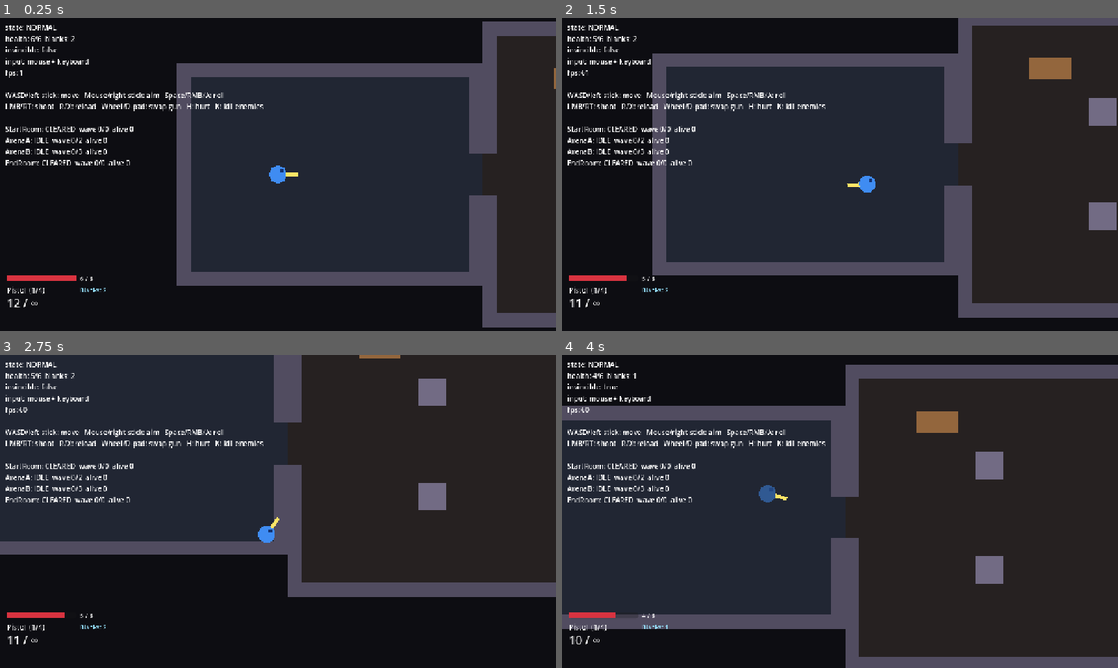
Above: before the commit, frames 1-4 (two rows, left to right).
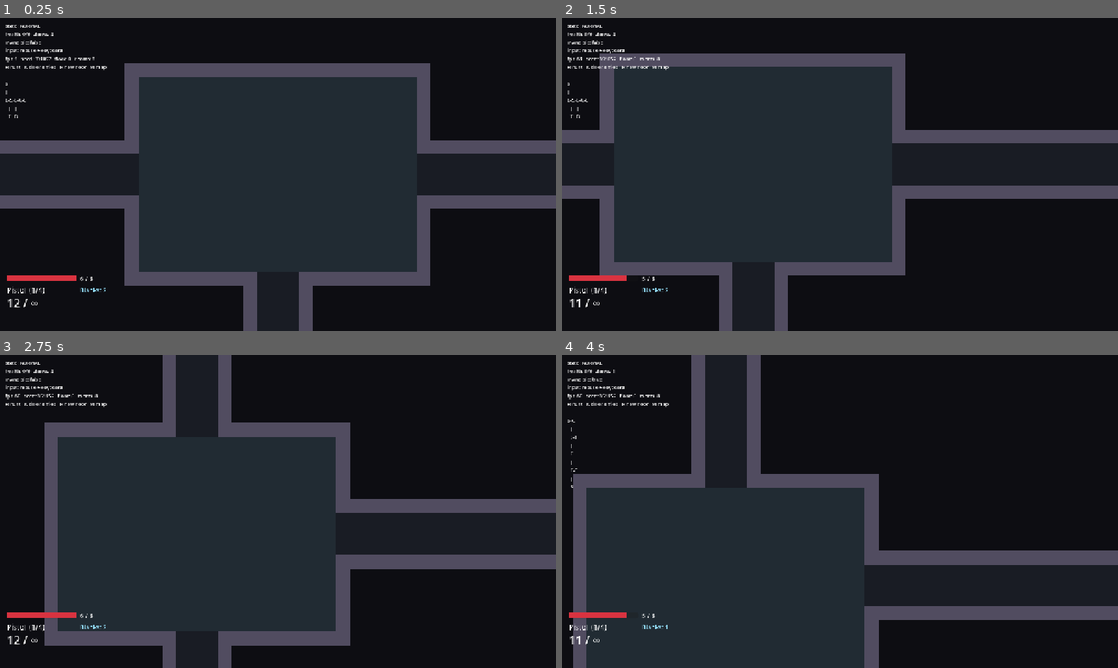
Above: after the commit, the same moments.

Repository: SalemRose/Gungeon-Massive-Ripoff-Edition
Game: Godot game, scene res://levels/floor_level/floor_level.tscn
Same seed, same stepped clock (60 frames per second), same inputs: the game is played once before the commit and once after it. Before the commit the project starts from res://levels/test_level/test_level.tscn.
Inputs (mouse positions are in pixels of both pictures, inside the frame that each line leads up to):
- Up to frame 1 (0.25 s): no input
- Up to frame 2 (1.5 s): tap Enter at 0.5 s; move the mouse to (962, 158) at 0.52 s; hold D (move_right) 0.53-1.28 s; tap H at 0.6 s; click (962, 158) at 0.67 s; tap K at 0.8, 1.35 s; move the mouse to (728, 190) at 1.27 s; hold S (move_down) from 1.28 s (still down)
- Up to frame 3 (2.75 s): tap N at 1.55, 2.1 s; move the mouse to (333, 442) at 2.02 s; release S (move_down) at 2.03 s; hold D (move_right) from 2.03 s (still down); tap M at 2.3 s
- Up to frame 4 (4 s): move the mouse to (812, 574) at 2.77 s; release D (move_right) at 2.78 s; hold W (move_up) 2.78-3.53 s; tap M at 2.85 s; click (812, 574) at 2.92 s; tap H at 3.05 s; move the mouse to (1006, 558) at 3.52 s; hold A (move_left) from 3.53 s (still down); tap Q (blank) at 3.6 s; tap K at 3.8 s

The runs differ from the first frame. In frame 1, 30% of the frame differs, in the area x 0-100%, y 1-100%; in frame 2, 41%; in frame 3, 62%; in frame 4, 65%, in the area x 0-100%, y 0-100%.

Commit message:
Step 7b: build rooms and corridors from a floor layout
Co-Authored-By: Claude Sonnet 5.5 <noreply@anthropic.com>
Claude-Session: https://claude.ai/code/session_01EKLoHM38k4sTvWqdQMzUWo

Diff:
--- /dev/null
+++ b/levels/floor_level/floor_level.gd
@@ -0,0 +1,65 @@
+extends Node2D
+## The real game level: generates a floor from a seed, builds it, and drops
+## the player into the start room. Replaces test_level as the main scene.
+##
+## Debug keys: H hurt, K kill enemies in fighting rooms, N new random floor,
+## M toggle the text map in the debug panel.
+
+## 0 = pick a random seed each run.
+@export var seed_value: int = 0
+@export var floor_index: int = 0
+
+@onready var player: Player = $Player
+@onready var debug_label: Label = $DebugLayer/DebugLabel
+
+var builder: FloorBuilder
+var layout: FloorLayout
+var _show_map: bool = true
+
+
+func _ready() -> void:
+	if seed_value == 0:
+		seed_value = randi() % 1000000 + 1
+	layout = FloorGenerator.generate(seed_value, floor_index)
+	builder = FloorBuilder.new()
+	builder.name = "Floor"
+	add_child(builder)
+	builder.build(layout)
+	# Place the player at the start room's center (it is already in the tree).
+	player.global_position = builder.start_room().global_position
+	player.died.connect(_on_player_died)
+
+
+func _process(_delta: float) -> void:
+	var lines: PackedStringArray = [
+		player.debug_text(),
+		"fps: %d   seed: %d   floor: %d   rooms: %d" % [Engine.get_frames_per_second(), seed_value, floor_index, layout.cells.size()],
+		"H hurt   K kill enemies   N new floor   M map",
+		"",
+	]
+	if _show_map:
+		lines.append(layout.to_ascii())
+	debug_label.text = "\n".join(lines)
+
+
+func _unhandled_input(event: InputEvent) -> void:
+	var key := event as InputEventKey
+	if key == null or not key.pressed or key.echo:
+		return
+	match key.physical_keycode:
+		KEY_H:
+			player.take_damage(1)
+		KEY_K:
+			for room in get_tree().get_nodes_in_group("rooms"):
+				for enemy in (room as Room).get_enemies():
+					enemy.take_damage(99999.0)
+		KEY_N:
+			seed_value = 0
+			get_tree().reload_current_scene()
+		KEY_M:
+			_show_map = not _show_map
+
+
+func _on_player_died() -> void:
+	await get_tree().create_timer(1.5).timeout
+	get_tree().reload_current_scene()
--- /dev/null
+++ b/levels/floor_level/floor_level.tscn
@@ -0,0 +1,21 @@
+[gd_scene load_steps=4 format=3]
+
+[ext_resource type="Script" path="res://levels/floor_level/floor_level.gd" id="1_level"]
+[ext_resource type="PackedScene" path="res://entities/player/player.tscn" id="2_player"]
+[ext_resource type="PackedScene" path="res://ui/hud/hud.tscn" id="3_hud"]
+
+[node name="FloorLevel" type="Node2D"]
+script = ExtResource("1_level")
+
+[node name="Player" parent="." instance=ExtResource("2_player")]
+
+[node name="HUD" parent="." instance=ExtResource("3_hud")]
+
+[node name="DebugLayer" type="CanvasLayer" parent="."]
+
+[node name="DebugLabel" type="Label" parent="DebugLayer"]
+offset_left = 12.0
+offset_top = 10.0
+offset_right = 640.0
+offset_bottom = 400.0
+theme_override_font_sizes/font_size = 11
--- /dev/null
+++ b/levels/generation/floor_builder.gd
@@ -0,0 +1,145 @@
+class_name FloorBuilder
+extends Node2D
+## Turns a FloorLayout (pure data) into real, connected rooms.
+##
+##     var builder := FloorBuilder.new()
+##     add_child(builder)
+##     builder.build(FloorGenerator.generate(seed, floor_index))
+##     player.global_position = builder.start_room().global_position
+##
+## For every cell it creates a Room (type decides size, tint and contents),
+## and for every doorway pair a Corridor between the two rooms. The doors
+## belong to the rooms, so linking is just "both rooms have an exit on the
+## facing sides". Contents are random but seeded: same layout, same floor.
+##
+## Boss, shop and treasure rooms are empty shells for now; 8c/8d/9a fill them.
+
+## Distance between room CENTERS on the grid (fits the biggest room + a corridor).
+const CELL_PITCH := Vector2(768.0, 560.0)
+
+const ROOM_SIZES := {
+	FloorLayout.RoomType.START: Vector2(320, 224),
+	FloorLayout.RoomType.COMBAT: Vector2(480, 320),
+	FloorLayout.RoomType.SHOP: Vector2(320, 224),
+	FloorLayout.RoomType.TREASURE: Vector2(320, 224),
+	FloorLayout.RoomType.BOSS: Vector2(640, 420),
+}
+const ROOM_COLORS := {
+	FloorLayout.RoomType.START: Color(0.13, 0.17, 0.2),
+	FloorLayout.RoomType.COMBAT: Color(0.13, 0.14, 0.18),
+	FloorLayout.RoomType.SHOP: Color(0.18, 0.17, 0.1),
+	FloorLayout.RoomType.TREASURE: Color(0.15, 0.12, 0.2),
+	FloorLayout.RoomType.BOSS: Color(0.2, 0.1, 0.1),
+}
+## Enemy pool for combat rooms. Later floors can unlock more.
+const ENEMY_POOL: Array[String] = [
+	"res://entities/enemies/bullet_kin.tscn",
+	"res://entities/enemies/bullet_kin.tscn",
+	"res://entities/enemies/shotgun_kin.tscn",
+	"res://entities/enemies/ring_turret.tscn",
+	"res://entities/enemies/spiral_mage.tscn",
+]
+const PILLAR_SCENE: PackedScene = preload("res://levels/rooms/pillar.tscn")
+const TABLE_SCENE: PackedScene = preload("res://levels/props/table.tscn")
+## Prop spots, all clear of the door lines through the room's middle.
+const PILLAR_SPOTS := [Vector2(-90, -60), Vector2(90, -60), Vector2(-90, 60), Vector2(90, 60)]
+const TABLE_SPOTS := [Vector2(-150, -110), Vector2(150, -110), Vector2(-150, 110), Vector2(150, 110)]
+
+var layout: FloorLayout
+## Vector2i grid position -> Room
+var rooms: Dictionary = {}
+var corridors: Array[Corridor] = []
+
+
+## Builds everything for `new_layout`. Call once per builder.
+func build(new_layout: FloorLayout) -> void:
+	layout = new_layout
+	var rng := RandomNumberGenerator.new()
+	rng.seed = hash([layout.seed_used, layout.floor_index, "contents"])
+	# Sorted so the random stream is used in the same order every time.
+	var positions: Array = layout.cells.keys()
+	positions.sort_custom(func(a, b): return a.y < b.y if a.y != b.y else a.x < b.x)
+	for pos in positions:
+		_build_room(layout.cells[pos], rng)
+	for pos in positions:
+		_build_corridors(layout.cells[pos])
+
+
+func start_room() -> Room:
+	return rooms.get(layout.start_pos)
+
+
+func boss_room() -> Room:
+	return rooms.get(layout.boss_pos)
+
+
+## World position of a grid cell's room center.
+static func cell_to_world(pos: Vector2i) -> Vector2:
+	return Vector2(pos.x * CELL_PITCH.x, pos.y * CELL_PITCH.y)
+
+
+func _build_room(cell: FloorLayout.Cell, rng: RandomNumberGenerator) -> void:
+	var room := Room.new()
+	room.name = "Room_%d_%d" % [cell.grid_pos.x, cell.grid_pos.y]
+	room.size = ROOM_SIZES[cell.type]
+	room.exits = cell.exits              # same bit values as Room.Exit
+	room.floor_color = ROOM_COLORS[cell.type]
+	room.position = cell_to_world(cell.grid_pos)   # position BEFORE add_child
+	room.set_meta("room_type", cell.type)
+	if cell.type == FloorLayout.RoomType.COMBAT:
+		room.waves = _make_waves(rng)
+	add_child(room)
+	# Props go in after add_child: they are just children on the world layer.
+	if cell.type == FloorLayout.RoomType.COMBAT:
+		_add_props(room, rng)
+	rooms[cell.grid_pos] = room
+
+
+## 2 waves, a bit bigger on deeper floors.
+func _make_waves(rng: RandomNumberGenerator) -> Array[RoomWave]:
+	var waves: Array[RoomWave] = []
+	for w in 2:
+		var wave := RoomWave.new()
+		var count := 2 + layout.floor_index + rng.randi_range(0, 2)
+		for i in count:
+			wave.enemies.append(load(ENEMY_POOL[rng.randi() % ENEMY_POOL.size()]))
+		wave.delay = 1.0
+		waves.append(wave)
+	return waves
+
+
+func _add_props(room: Room, rng: RandomNumberGenerator) -> void:
+	for spot in PILLAR_SPOTS:
+		if rng.randf() < 0.5:
+			var pillar := PILLAR_SCENE.instantiate()
+			pillar.position = spot
+			room.add_child(pillar)
+	var table_spots := TABLE_SPOTS.duplicate()
+	for i in rng.randi_range(0, 2):
+		var spot: Vector2 = table_spots.pop_at(rng.randi() % table_spots.size())
+		var table := TABLE_SCENE.instantiate()
+		table.position = spot
+		room.add_child(table)
+
+
+## One corridor per doorway pair. Only the east and south exits are handled
+## here so each pair is made once (the neighbour's west/north is the same one).
+func _build_corridors(cell: FloorLayout.Cell) -> void:
+	for bit in [FloorLayout.EAST, FloorLayout.SOUTH]:
+		var other := layout.neighbor(cell.grid_pos, bit)
+		if other == null:
+			continue
+		var a: Room = rooms[cell.grid_pos]
+		var b: Room = rooms[other.grid_pos]
+		var horizontal: bool = bit == FloorLayout.EAST
+		# The passage spans the gap between the two facing room edges.
+		var from_edge := (a.size.x if horizontal else a.size.y) * 0.5
+		var to_edge := (b.size.x if horizontal else b.size.y) * 0.5
+		var span := (b.position - a.position).length()
+		var corridor := Corridor.new()
+		corridor.horizontal = horizontal
+		corridor.length = span - from_edge - to_edge
+		var along := Vector2.RIGHT if horizontal else Vector2.DOWN
+		corridor.position = a.position + along * (from_edge + corridor.length * 0.5)
+		add_child(corridor)
+		corridors.append(corridor)
--- /dev/null
+++ b/levels/rooms/corridor.gd
@@ -0,0 +1,60 @@
+class_name Corridor
+extends Node2D
+## A short walled passage joining the doorways of two neighbouring rooms.
+##
+## The floor builder creates one per door pair. It is only floor + two side
+## walls: the doors themselves belong to the rooms at each end, so a corridor
+## never locks or fights. Position the node at the MIDDLE of the passage.
+##
+## ART: the floor is drawn in _draw() and the walls sit under `Visual`, so
+## final art can replace both without touching the collision.
+
+const WALL_THICKNESS := 16.0
+const WIDTH := 48.0   ## same as Room.DOOR_WIDTH, so the ends line up with the doorways
+
+## Passage length, along the travel direction.
+var length: float = 100.0
+## true for an east-west passage, false for north-south.
+var horizontal: bool = true
+var floor_color: Color = Color(0.1, 0.11, 0.14)
+var wall_color: Color = Color(0.32, 0.3, 0.38)
+
+
+func _ready() -> void:
+	# Local space: the passage runs along x if horizontal, along y if not.
+	# Two wall strips run along its long sides.
+	var long := length
+	var offset := WIDTH * 0.5 + WALL_THICKNESS * 0.5
+	if horizontal:
+		_add_wall(Rect2(Vector2(-long * 0.5, -offset - WALL_THICKNESS * 0.5), Vector2(long, WALL_THICKNESS)))
+		_add_wall(Rect2(Vector2(-long * 0.5, offset - WALL_THICKNESS * 0.5), Vector2(long, WALL_THICKNESS)))
+	else:
+		_add_wall(Rect2(Vector2(-offset - WALL_THICKNESS * 0.5, -long * 0.5), Vector2(WALL_THICKNESS, long)))
+		_add_wall(Rect2(Vector2(offset - WALL_THICKNESS * 0.5, -long * 0.5), Vector2(WALL_THICKNESS, long)))
+	queue_redraw()
+
+
+func _draw() -> void:
+	var floor_size := Vector2(length, WIDTH) if horizontal else Vector2(WIDTH, length)
+	draw_rect(Rect2(-floor_size * 0.5, floor_size), floor_color)
+
+
+func _add_wall(rect: Rect2) -> void:
+	var body := StaticBody2D.new()
+	body.collision_layer = 1   # "world"
+	body.collision_mask = 0
+	body.position = rect.get_center()
+	var collider := CollisionShape2D.new()
+	var shape := RectangleShape2D.new()   # one shape per wall, never shared
+	shape.size = rect.size
+	collider.shape = shape
+	body.add_child(collider)
+	var art := Node2D.new()
+	art.name = "Visual"
+	var polygon := Polygon2D.new()
+	polygon.color = wall_color
+	var half := rect.size * 0.5
+	polygon.polygon = PackedVector2Array([-half, Vector2(half.x, -half.y), half, Vector2(-half.x, half.y)])
+	art.add_child(polygon)
+	body.add_child(art)
+	add_child(body)
--- a/project.godot
+++ b/project.godot
@@ -11,7 +11,7 @@
 [application]
 
 config/name="Gungeon Massive Ripoff Edition"
-run/main_scene="res://levels/test_level/test_level.tscn"
+run/main_scene="res://levels/floor_level/floor_level.tscn"
 config/features=PackedStringArray("4.7")
 config/icon="res://assets/icon.svg"
 
Not shown, added: levels/floor_level/floor_level.gd.uid
Not shown, added: levels/generation/floor_builder.gd.uid
Not shown, added: levels/rooms/corridor.gd.uid
